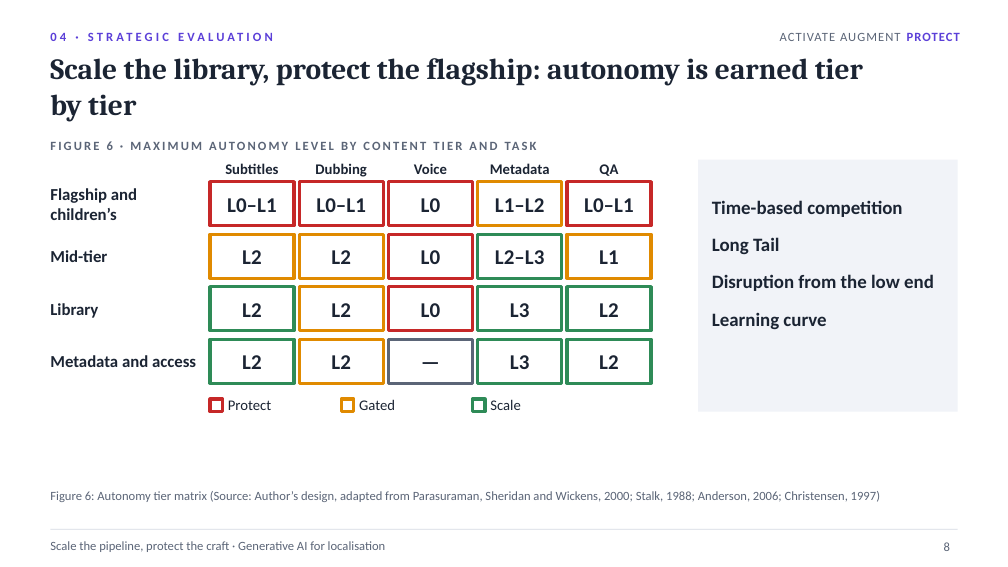
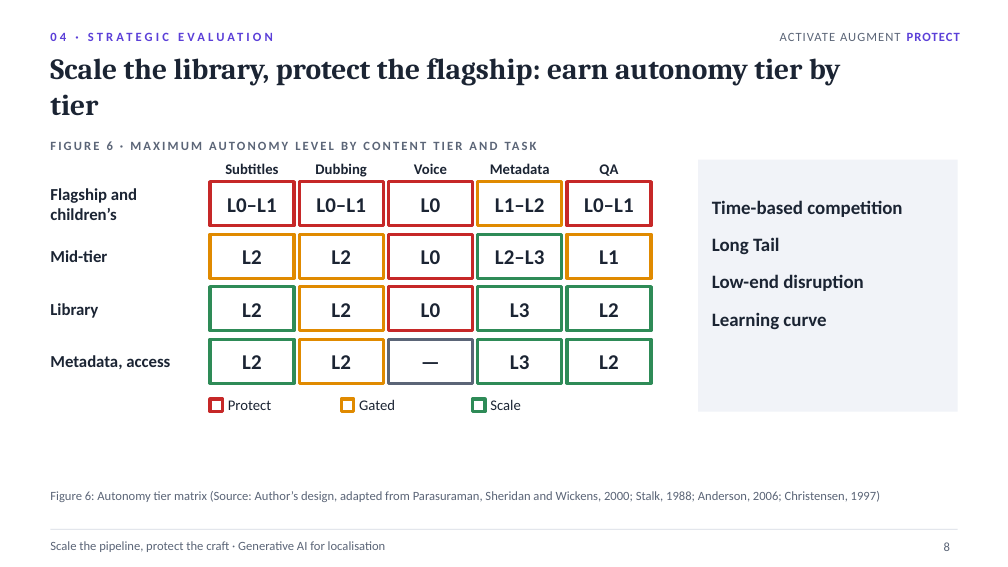
Before and after one commit to karanrg22-svg/skill, a slide deck: slide 8 of output/D_Academic_Localisation.pptx. Drawn at 1008x567 pixels with LibreOffice and Linux fonts; fonts in the diff are those of the drawing. Boxes give left, top, right and bottom in pixels: in the first picture for what was removed or moved away, otherwise in the second. Text is boxed around its words. In the diff, an @@ line names an element or a change of style, - is before the commit and + after.

```diff
--- a/output/D_Academic_Localisation.pptx
+++ b/output/D_Academic_Localisation.pptx
@@ text at (50,58,840,116): text changed @@
-Scale the library, protect the flagship: autonomy is earned tier by tier
+Scale the library, protect the flagship: earn autonomy tier by tier
@@ text at (712,274,864,291): text changed @@
-Disruption from the low end
+Low-end disruption
@@ text at (50,355,170,369): text changed @@
-Metadata and access
+Metadata, access
```
Also in this commit, not shown: 7 other slides changed, 1 other file.
